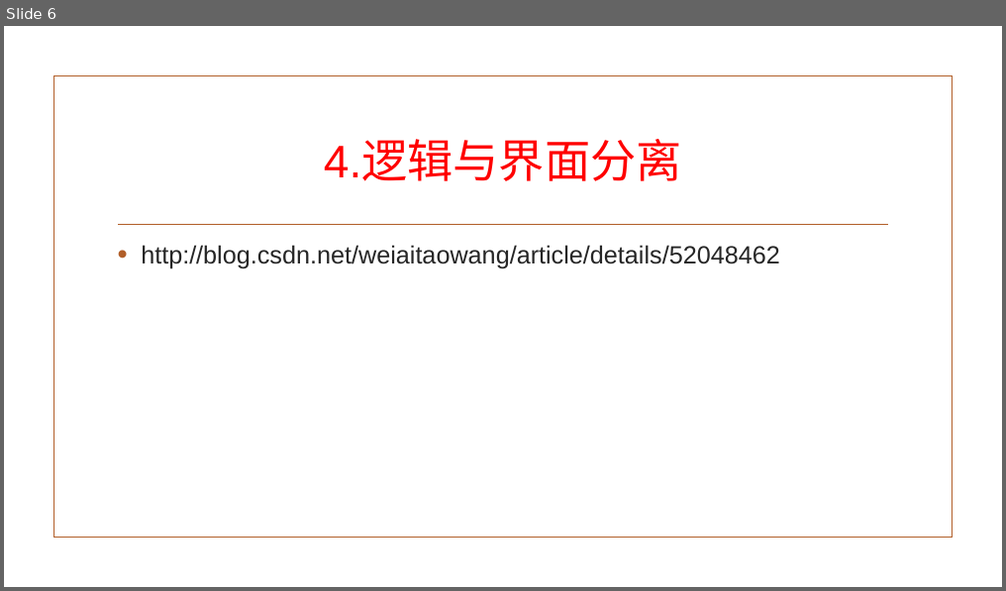
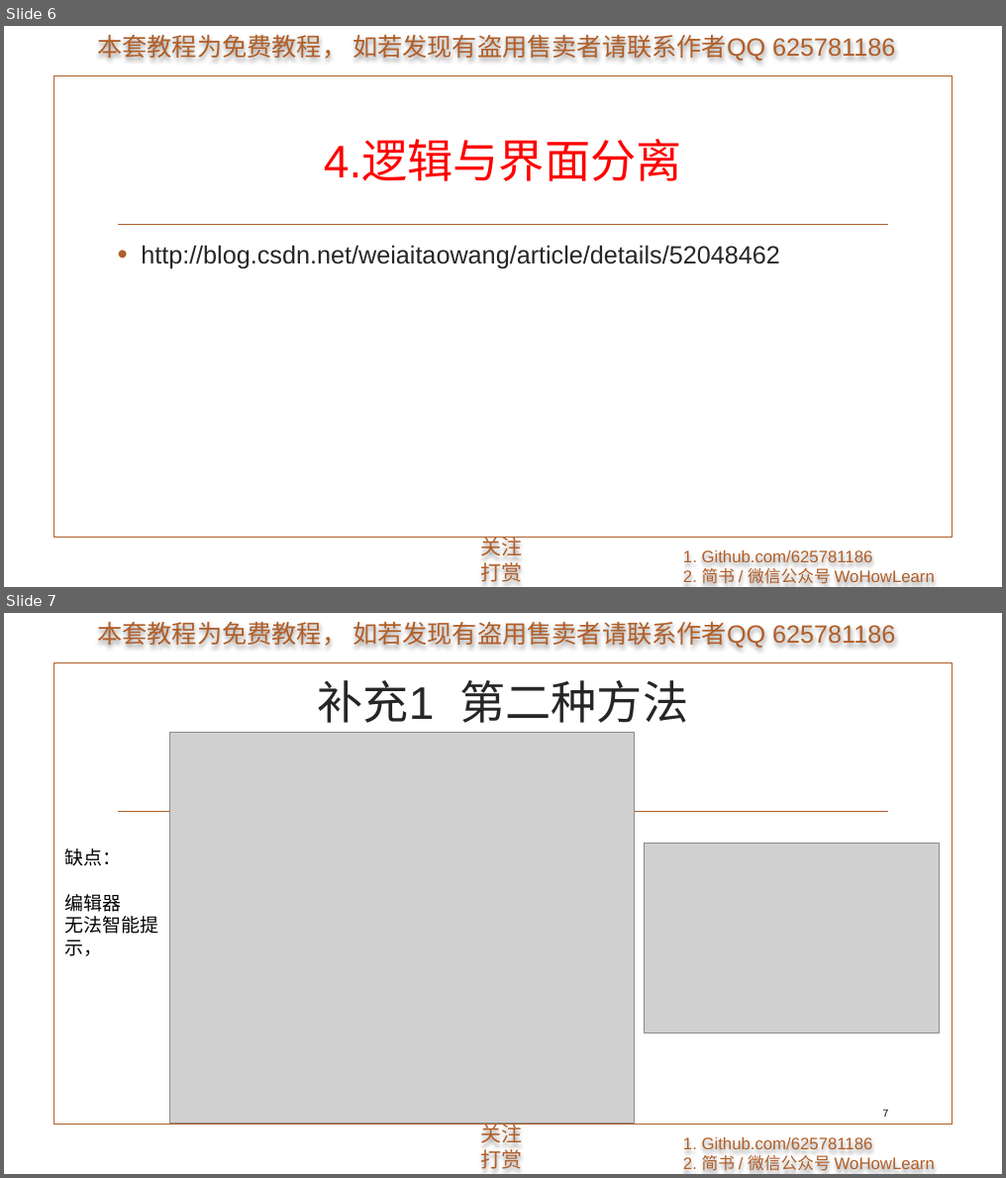
Before and after one commit to 625781186/WoHowLearn_PyQt5, a slide deck: 1.准备/1.准备.pptx. Shown one above the other, each under a label of ours: slide 6 before the commit, slides 6 and 7 after it. The pictures are 1006x591 and 1006x1178 pixels, drawn with LibreOffice and Linux fonts; fonts in the diff are those of the drawing; grey boxes stand for pictures; background and template pictures are left out. Boxes give left, top, right and bottom in pixels: in the first picture for what was removed or moved away, otherwise in the second. Text is boxed around its words. In the diff, an @@ line names an element or a change of style, - is before the commit and + after.

```diff
--- a/1.准备/1.准备.pptx
+++ b/1.准备/1.准备.pptx
@@ slide 7 added at box(4, 613, 1002, 1174), background picture (left out); not listed: 5 template elements that a slide beside it also shows @@
@@ title added at box(317, 680, 688, 723), 44 pt, text #262626 @@
+补充1 第二种方法
@@ picture added at box(169, 732, 634, 1123) @@
@@ text added at box(64, 849, 157, 957), 18 pt, text #000000 @@
+缺点：
+编辑器
+无法智能提示，
@@ picture added at box(644, 843, 939, 1034) @@
@@ page number added at box(883, 1109, 889, 1117), 10 pt, text #000000 @@
+7
@@ slide 6 changed as well @@
@@ text added at box(97, 35, 895, 61), 24 pt, text #B15E28 @@
+本套教程为免费教程， 如若发现有盗用售卖者请联系作者QQ 625781186
@@ text added at box(481, 537, 523, 582), 20 pt, text #B15E28 @@
+关注
+打赏
@@ text added at box(683, 551, 935, 584), 16 pt, text #B15E28 @@
+1. Github.com/625781186
+2. 简书 / 微信公众号 WoHowLearn
```
Also in this commit, not shown: 5 other slides changed, 1 other slide added.
